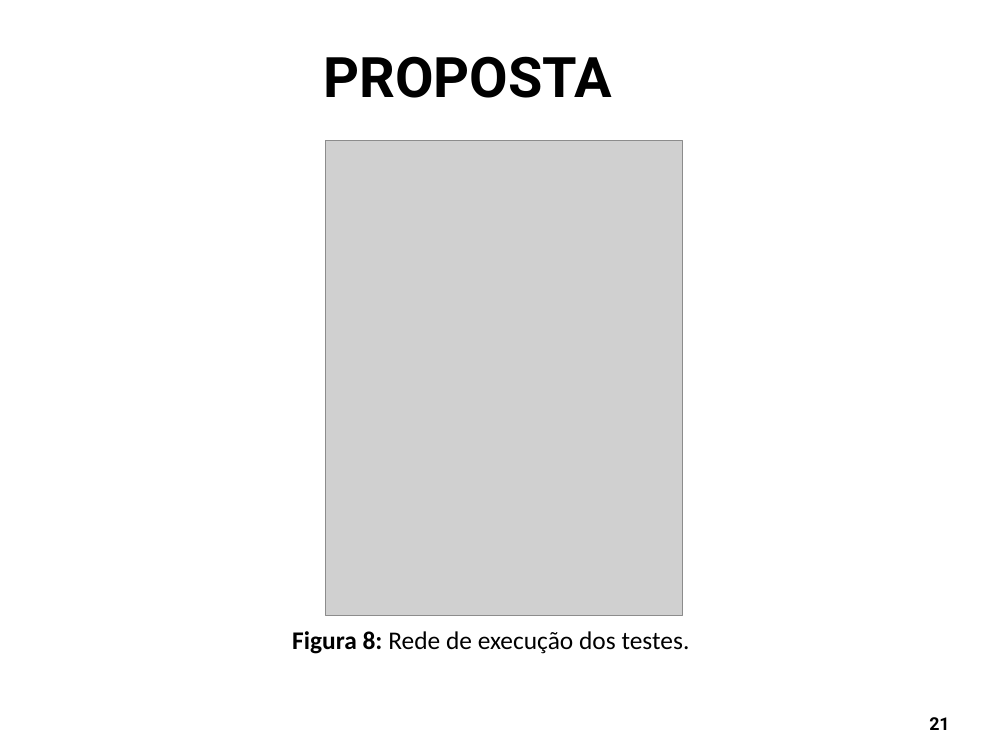
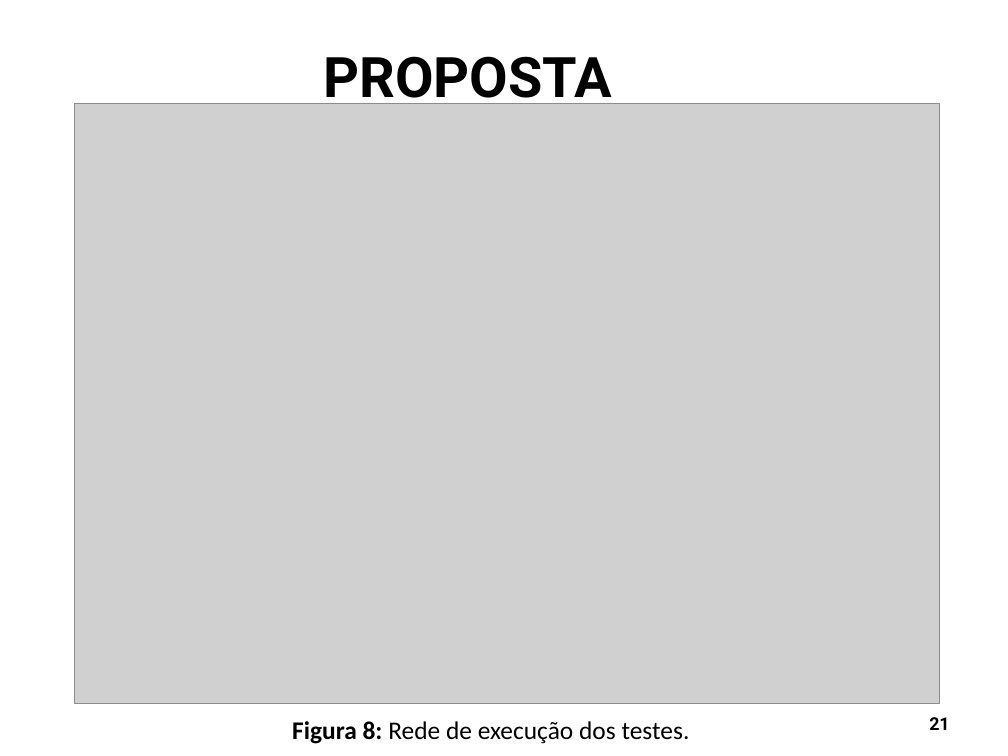
Before and after one commit to Schweigert/TCC, a slide deck: slide 21 of tcc/Apresentacao/apresentacao_tcc1.odp. Drawn at 1008x756 pixels with LibreOffice and Linux fonts; fonts in the diff are those of the drawing; grey boxes stand for pictures; background and template pictures are left out. Boxes give left, top, right and bottom in pixels: in the first picture for what was removed or moved away, otherwise in the second. Text is boxed around its words. In the diff, an @@ line names an element or a change of style, - is before the commit and + after.

```diff
--- a/tcc/Apresentacao/apresentacao_tcc1.odp
+++ b/tcc/Apresentacao/apresentacao_tcc1.odp
@@ picture: place and size @@
-picture at box(326, 140, 682, 616)
+picture at box(75, 103, 939, 704)
@@ text "Figura 8: Rede de execução ...": place and size @@
-text "Figura 8: Rede de execução ..." at box(292, 631, 690, 654)
+text "Figura 8: Rede de execução ..." at box(292, 721, 690, 744)
```
Also in this commit, not shown: 17 other slides changed, 3 slides removed, 4 other files.
